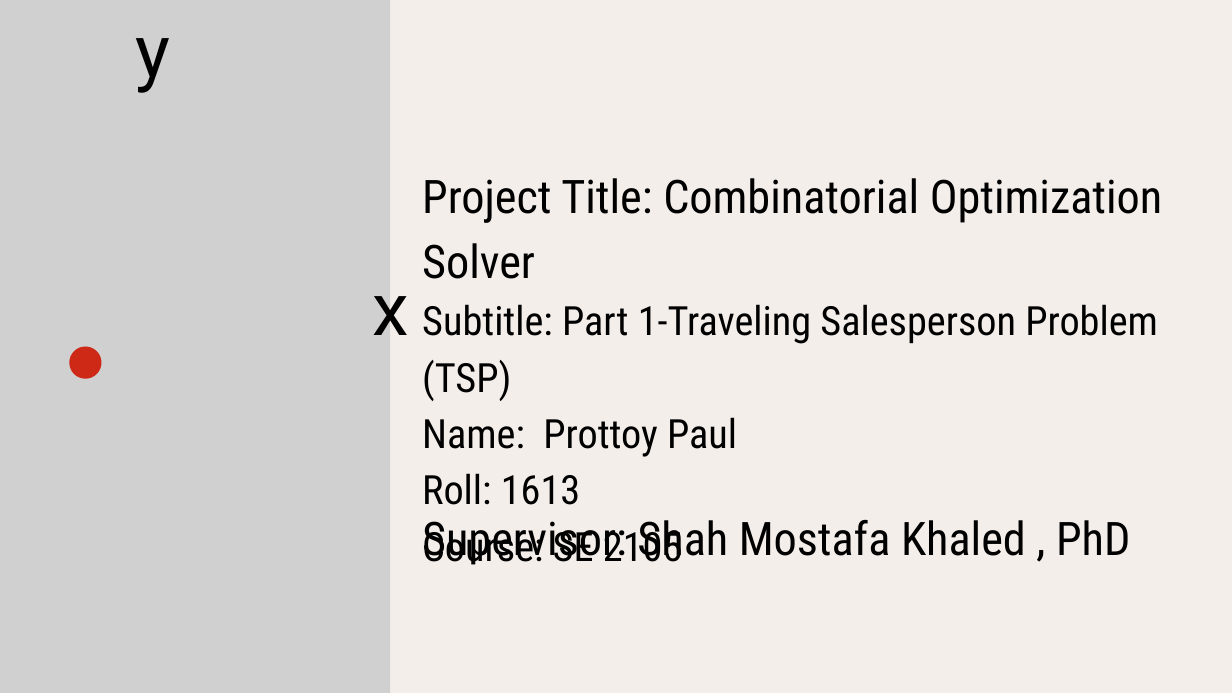
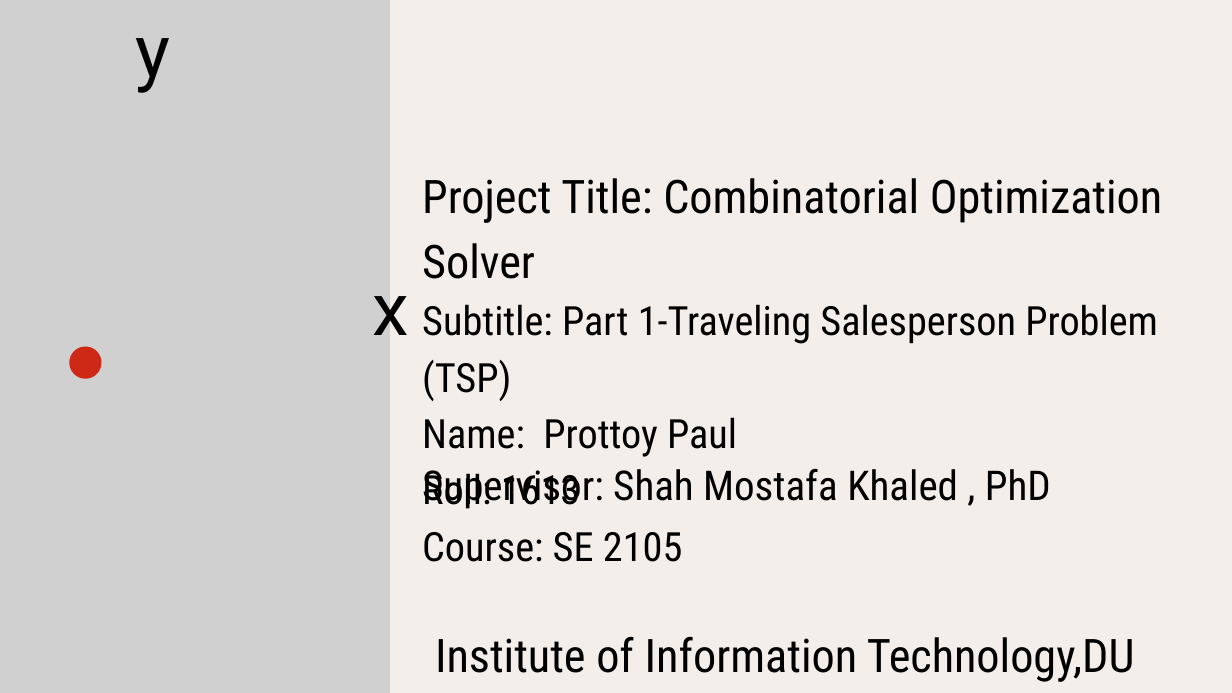
Before and after one commit to Prottoypaul007/SPL-01, a slide deck: slide 1 of resources and slides/SPL-01 presentation.pptx. Drawn at 1232x693 pixels with LibreOffice and Linux fonts; fonts in the diff are those of the drawing; grey boxes stand for pictures. Boxes give left, top, right and bottom in pixels: in the first picture for what was removed or moved away, otherwise in the second. Text is boxed around its words. In the diff, an @@ line names an element or a change of style, - is before the commit and + after.

```diff
--- a/resources and slides/SPL-01 presentation.pptx
+++ b/resources and slides/SPL-01 presentation.pptx
@@ text "Project Title: Combinatorial Optimization Solver" at (x1=422, y1=178, x2=1163, y2=562): size 54.1 to 54 pt in "Project Title: Combinatorial Optimization Solver"; size 47.1 to 47 pt in "Subtitle: Part 1-Traveling Salesperson Problem (TSP)", "Name: Prottoy Paul", "Roll: 1613", "Course: SE 2105" @@
@@ text "Supervisor: Shah Mostafa Khaled , ..." moved from (x1=422, y1=520, x2=1130, y2=565) to (x1=422, y1=468, x2=1051, y2=509) @@
@@ text "Supervisor: Shah Mostafa Khaled , ..." at (x1=422, y1=468, x2=1051, y2=509): size 54.1 to 48 pt; line spacing 75.7pt to 67.3pt @@
@@ text added at (x1=435, y1=637, x2=1135, y2=682), 54 pt, text #000000 @@
+Institute of Information Technology,DU
```
Also in this commit, not shown: 2 other slides changed, 1 slide added, 7 other files.
